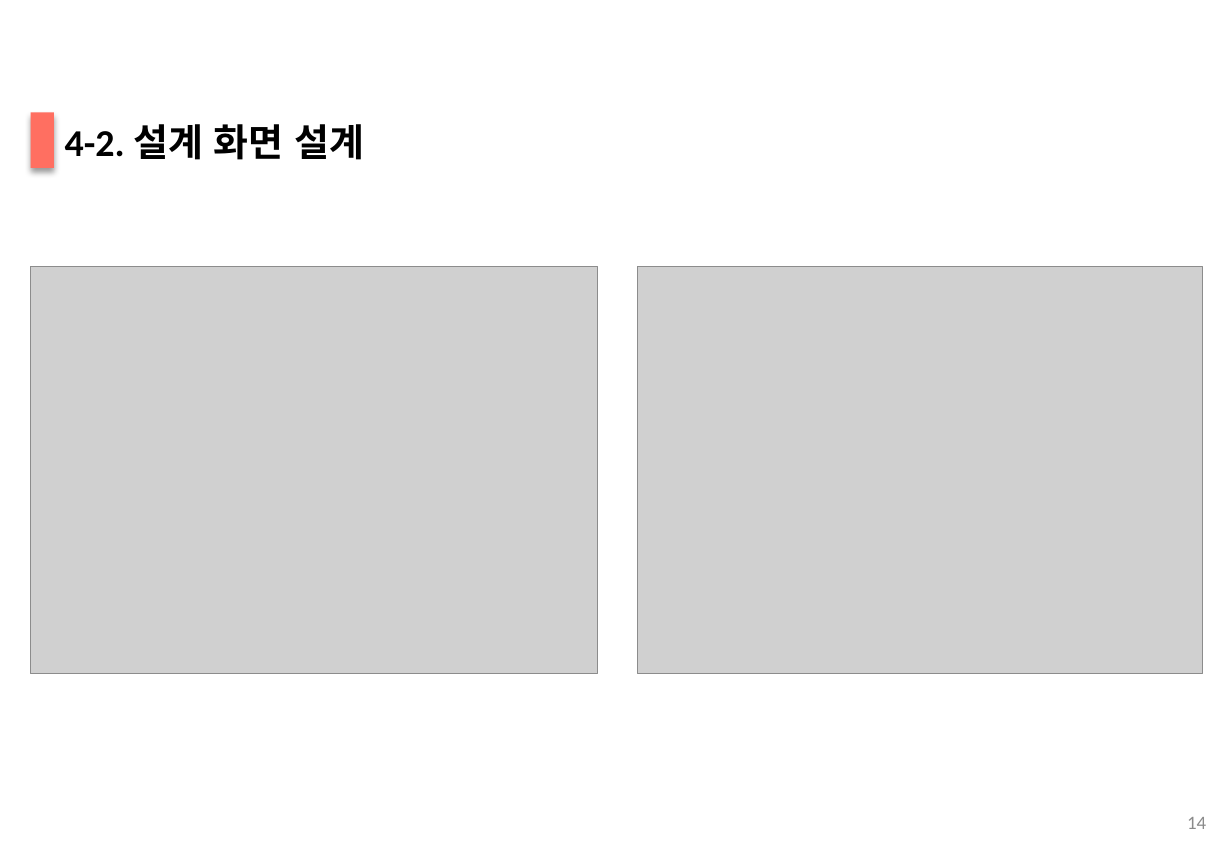
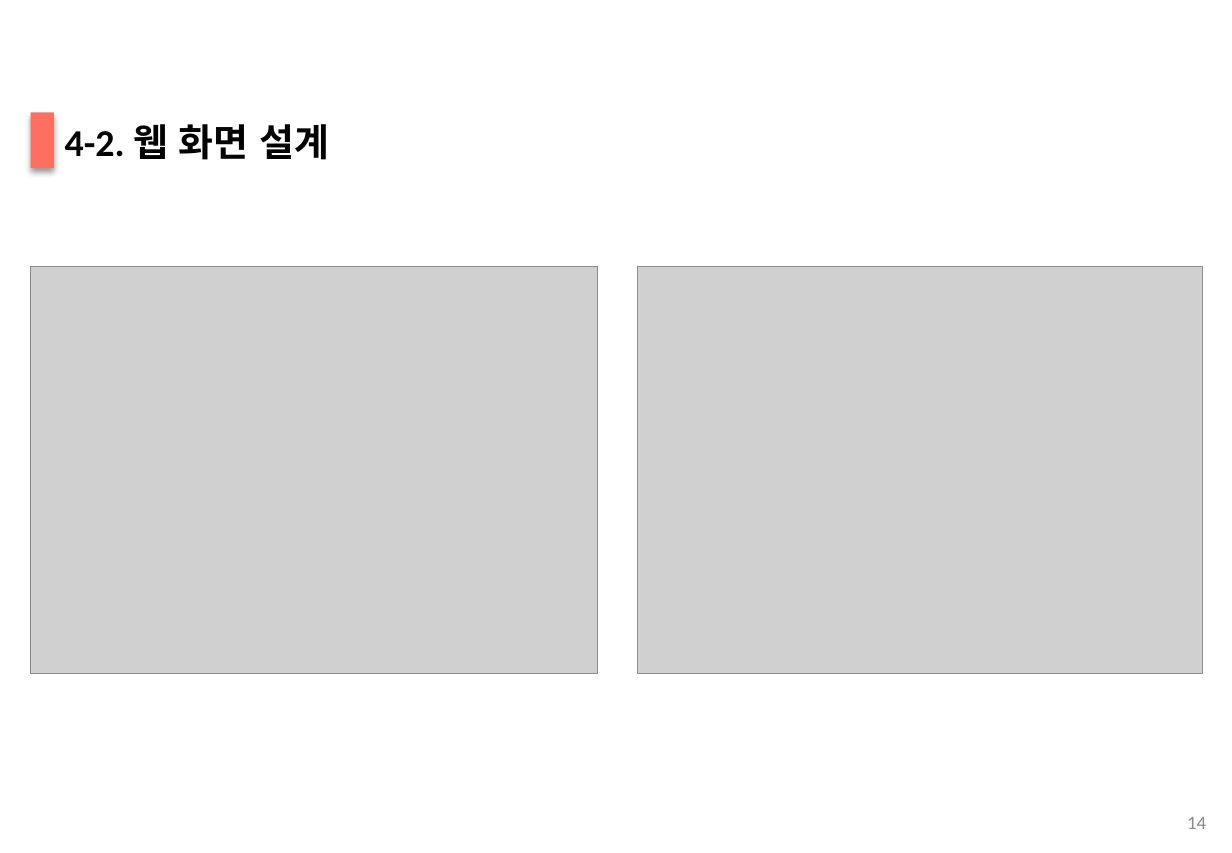
Before and after one commit to 201324549/BeaconProject, a slide deck: slide 14 of ShuttleBusFinalPresentation(v2.0).pptx. Drawn at 1232x853 pixels with LibreOffice and Linux fonts; fonts in the diff are those of the drawing; grey boxes stand for pictures; background and template pictures are left out. Boxes give left, top, right and bottom in pixels: in the first picture for what was removed or moved away, otherwise in the second. Text is boxed around its words. In the diff, an @@ line names an element or a change of style, - is before the commit and + after.

```diff
--- a/ShuttleBusFinalPresentation(v2.0).pptx
+++ b/ShuttleBusFinalPresentation(v2.0).pptx
@@ text at <box>65,124,329,160</box>: text changed @@
-4-2. 설계 화면 설계
+4-2. 웹 화면 설계
```
Also in this commit, not shown: 9 other slides changed.
